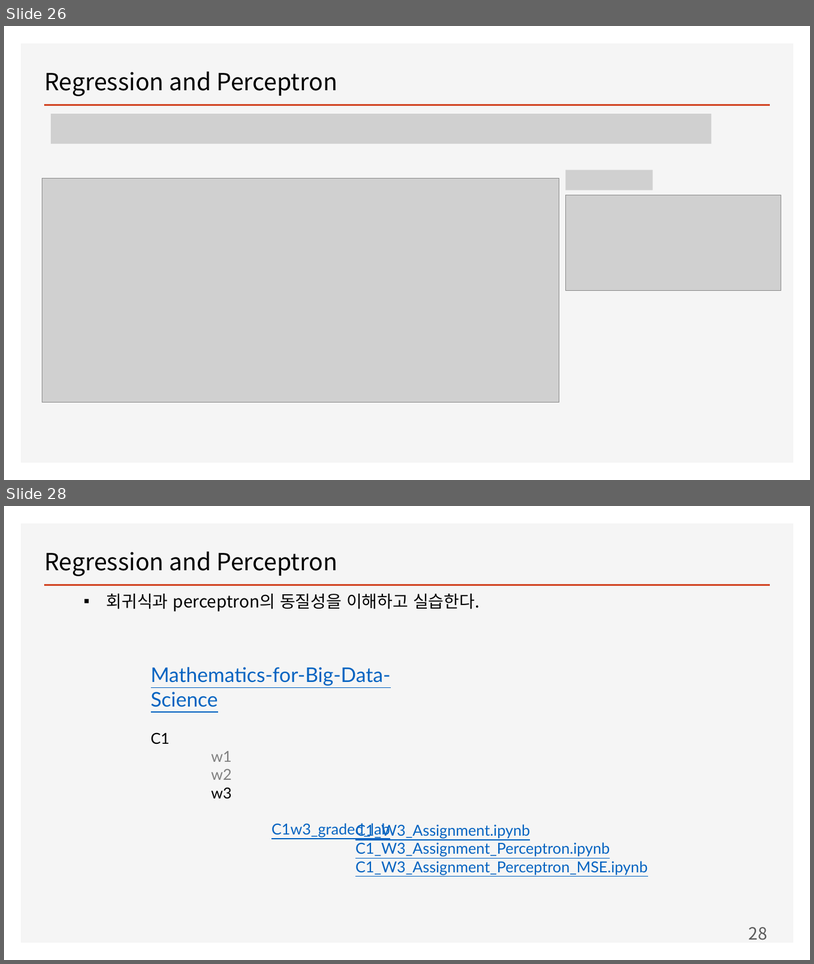
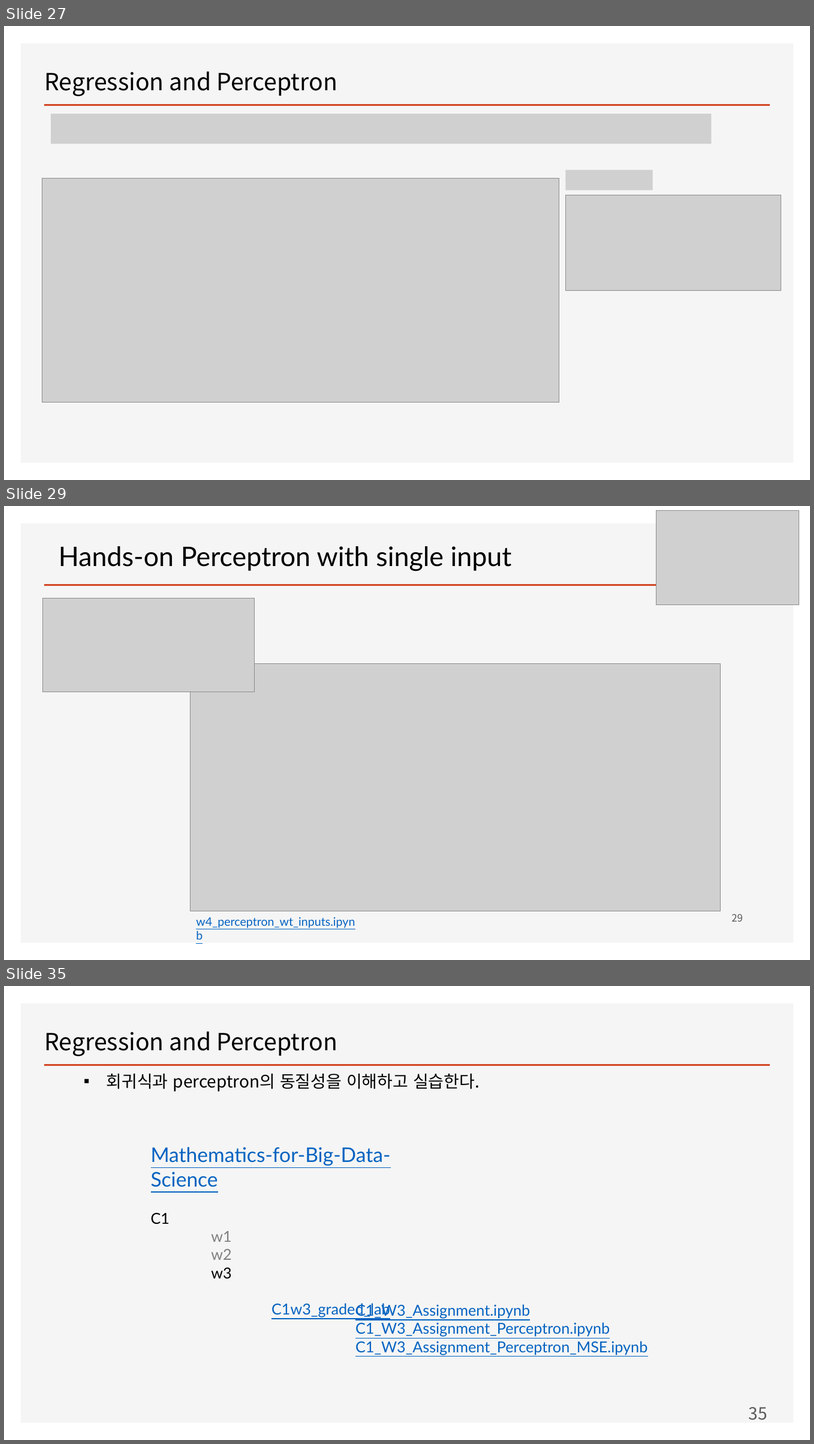
Before and after one commit to ancestor9/mathematics-for-machine-learning, a slide deck: w4_Perceptron_Regression.pptx. Shown one above the other, each under a label of ours: slides 26 and 28 before the commit, slides 27, 29 and 35 after it; the slides between them are not shown. The pictures are 814x964 and 814x1444 pixels, drawn with LibreOffice and Linux fonts; fonts in the diff are those of the drawing; grey boxes stand for pictures; background and template pictures are left out. Boxes give left, top, right and bottom in pixels: in the first picture for what was removed or moved away, otherwise in the second. Text is boxed around its words. In the diff, an @@ line names an element or a change of style, - is before the commit and + after.

```diff
--- a/w4_Perceptron_Regression.pptx
+++ b/w4_Perceptron_Regression.pptx
@@ slide 29 added at box(4, 506, 810, 960), background #FFFFFF; not listed: 2 template elements that a slide beside it also shows @@
@@ picture added at box(657, 510, 799, 604) @@
@@ text added at box(59, 546, 512, 571), 32 pt, text #000000 @@
+Hands-on Perceptron with single input
@@ picture added at box(43, 598, 254, 693) @@
@@ picture added at box(191, 663, 721, 911) @@
@@ text added at box(196, 916, 355, 928), 14 pt, text #0563C1, underline @@
+w4_perceptron_wt_inputs.ipynb
@@ page number added at box(732, 913, 743, 921), 12 pt, text #595959 @@
+29
@@ what was slide 26 is now slide 27 @@
@@ what was slide 28 is now slide 35 @@
@@ page number at box(749, 1407, 768, 1420): text changed @@
-28
+35
```
Also in this commit, not shown: 2 slides changed, 7 other slides added.
